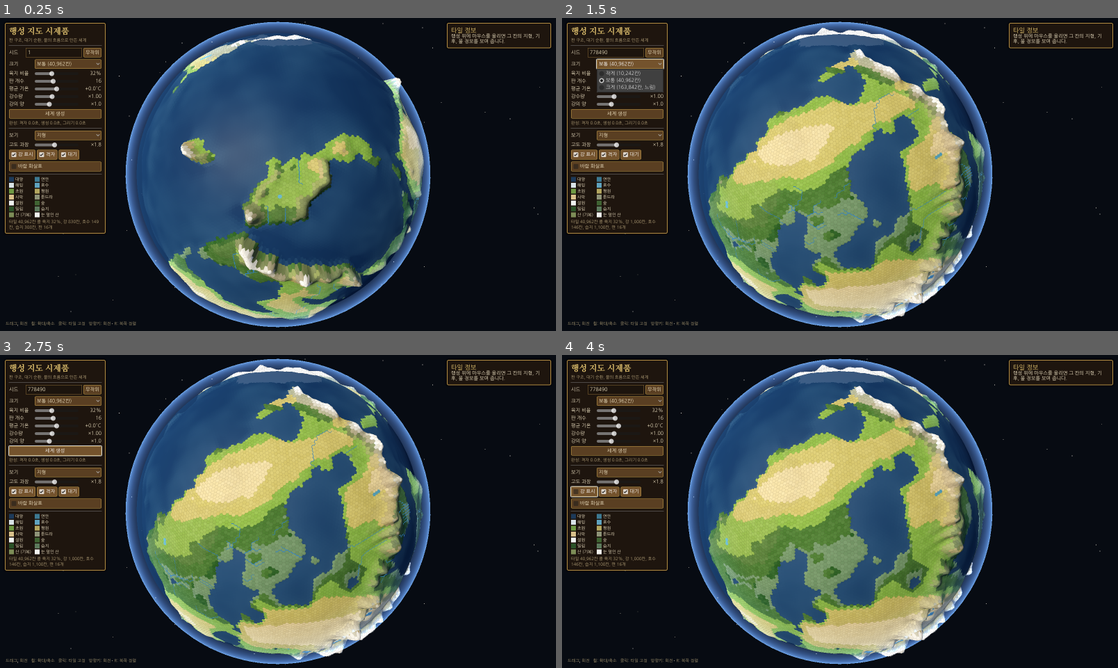
Above: before the commit, frames 1-4 (two rows, left to right).
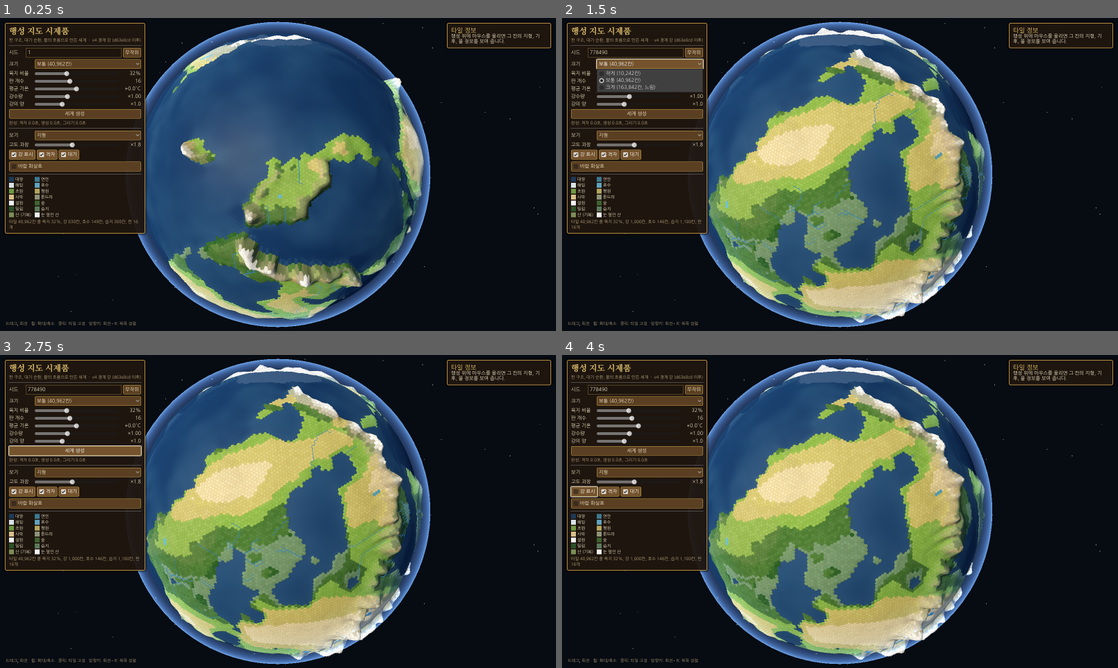
Above: after the commit, the same moments.

Repository: azsky18/planet-civ
Game: Godot game, scene res://main.tscn
Same seed, same stepped clock (60 frames per second), same inputs: the game is played once before the commit and once after it.
Inputs:
- Up to frame 1 (0.25 s): no input
- Up to frame 2 (1.5 s): click "무작위" at 0.5 s; click "보통 (40,962칸)" at 1.25 s
- Up to frame 3 (2.75 s): click "세계 생성" at 2 s
- Up to frame 4 (4 s): click "지형" at 2.75 s; click "강 표시" at 3.5 s

The runs differ from the first frame. In frame 1, 3.1% of the frame differs, in the area x 1-27%, y 1-70%; in frame 2, 3.4%, in the area x 2-27%, y 1-70%; in frame 3, 3.1%; in frame 4, 3.1%.

Commit message:
화면에 빌드 이름 표시
Co-Authored-By: Claude Opus 5.5 <noreply@anthropic.com>
Claude-Session: https://claude.ai/code/session_01Qhjcv8Tv8MobJdzUP6SP2S

Diff:
--- a/scripts/main.gd
+++ b/scripts/main.gd
@@ -4,6 +4,8 @@
 const LEVELS := [5, 6, 7]
 const LEVEL_LABELS := ["작게 (10,242칸)", "보통 (40,962칸)", "크게 (163,842칸, 느림)"]
 const MODE_LABELS := ["지형", "고도", "기온", "강수량", "판 구조", "기압과 바람"]
+## 화면에 표시되는 빌드 이름. PC에서 어떤 버전이 실행 중인지 확인하는 용도.
+const BUILD := "v4 경계 강 (d63e8cd 이후)"
 const COMPASS := ["북", "북동", "동", "남동", "남", "남서", "서", "북서"]
 
 var hs := HexSphere.new()
@@ -220,7 +222,7 @@
 	title.add_theme_color_override("font_color", Color("e8c872"))
 	lv.add_child(title)
 	var sub := Label.new()
-	sub.text = "판 구조, 대기 순환, 물의 흐름으로 만든 세계"
+	sub.text = "판 구조, 대기 순환, 물의 흐름으로 만든 세계  ·  " + BUILD
 	sub.add_theme_font_size_override("font_size", 12)
 	sub.add_theme_color_override("font_color", Color("b9a67c"))
 	lv.add_child(sub)
